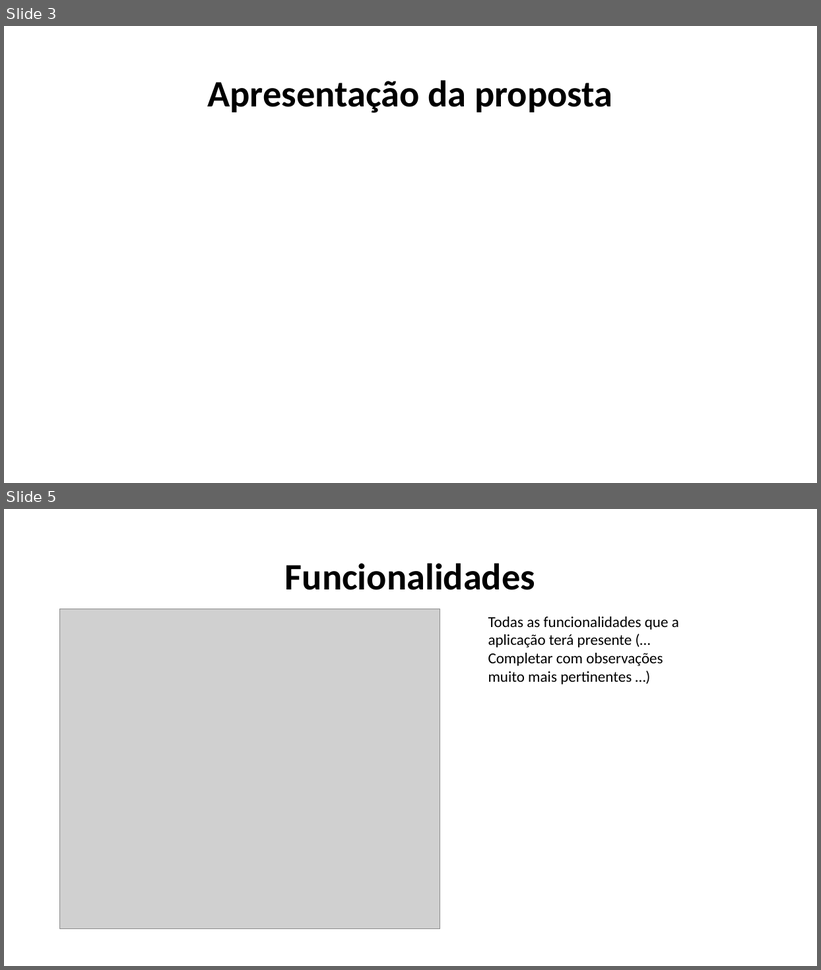
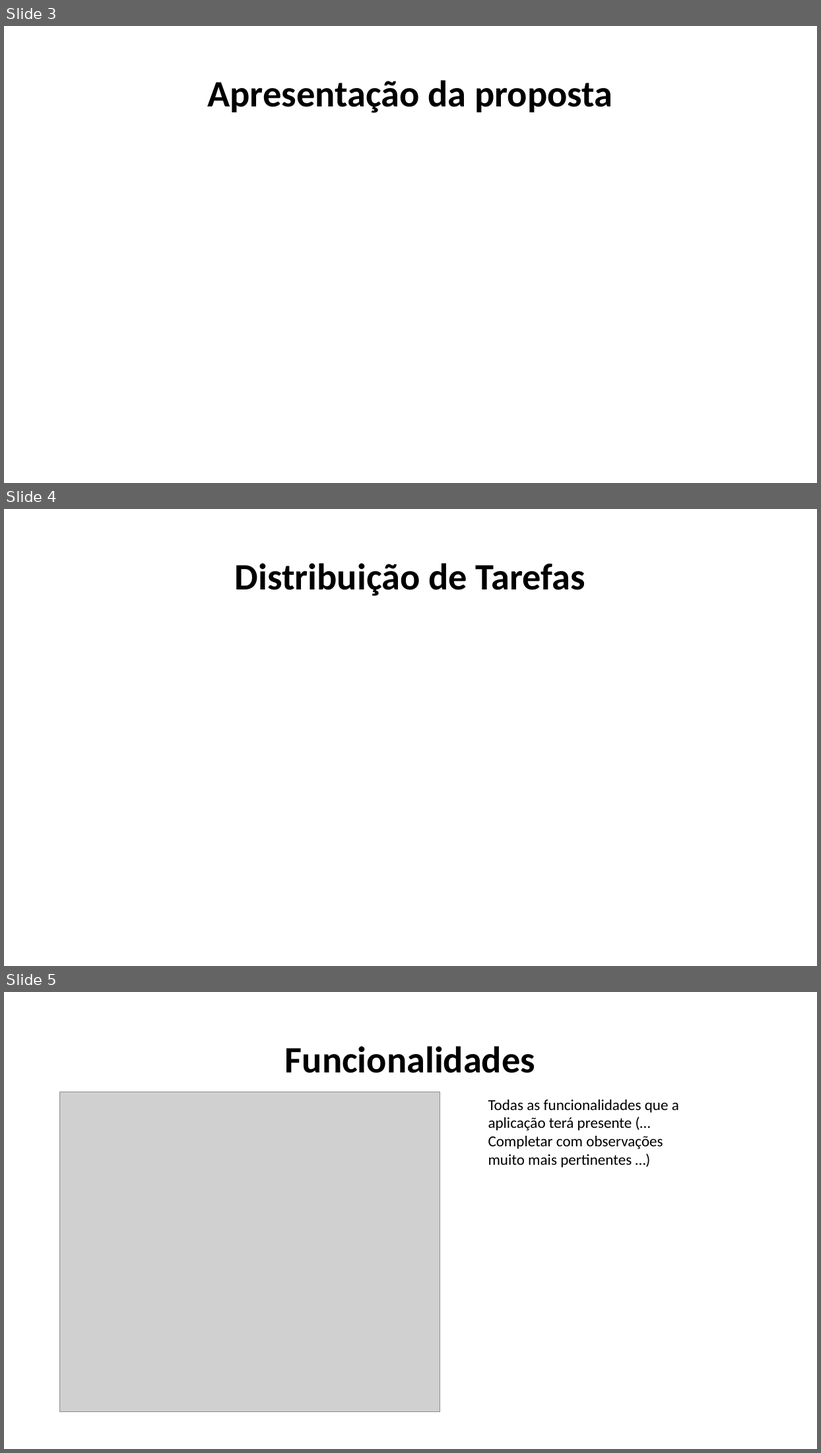
Before and after one commit to 2180622/IPL_PSI_ProjetoFinal_SARAMAGO, a slide deck: Documentacao/Especificacao_Sistema_Informacao/AndroidPowerPoint.pptx. Shown one above the other, each under a label of ours: slides 3 and 5 before the commit, slides 3, 4 and 5 after it; the slides between them are not shown. The pictures are 821x970 and 821x1453 pixels, drawn with LibreOffice and Linux fonts; fonts in the diff are those of the drawing; grey boxes stand for pictures. Boxes give left, top, right and bottom in pixels: in the first picture for what was removed or moved away, otherwise in the second. Text is boxed around its words. In the diff, an @@ line names an element or a change of style, - is before the commit and + after.

```diff
--- a/Documentacao/Especificacao_Sistema_Informacao/AndroidPowerPoint.pptx
+++ b/Documentacao/Especificacao_Sistema_Informacao/AndroidPowerPoint.pptx
@@ slide 4 added at bbox=[4, 509, 817, 966], background #FFFFFF @@
@@ title added at bbox=[235, 563, 585, 596], 44 pt, text #000000, bold @@
+Distribuição de Tarefas
```
Also in this commit, not shown: 1 slide changed, 5 other slides added, 2 slides removed.
